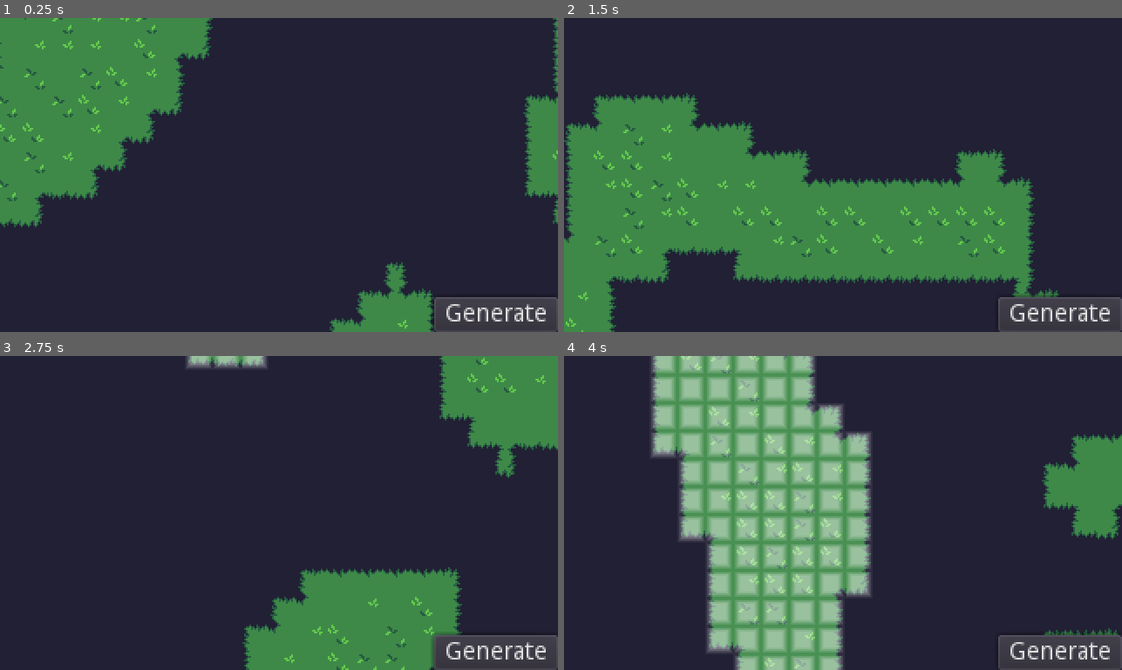
Above: before the commit, frames 1-4 (two rows, left to right).
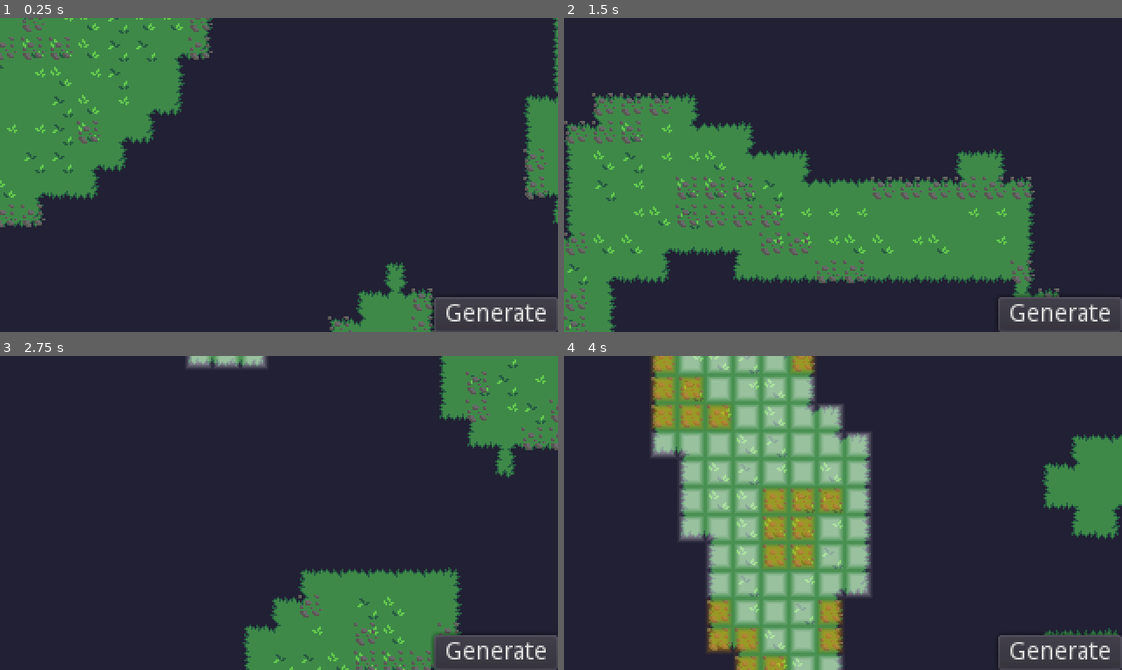
Above: after the commit, the same moments.

Repository: Byteron/floating-islands
Game: Godot game, scene res://source/game/Game.tscn
Two runs of this game, one before a commit and one after it. Both use one fixed random seed, a clock stepped at 60 frames per second and the inputs below. The project has no main scene, so this scene is started directly.
Inputs (mouse positions are in pixels of both pictures, inside the frame that each line leads up to):
- Up to frame 1 (0.25 s): no input
- Up to frame 2 (1.5 s): click "Generate" at 0.5 s; tap Enter at 1.25 s; move the mouse to (965, 159) at 1.27 s; press the mouse at (965, 159) at 1.28 s; hold Right (ui_right) from 1.28 s (still down)
- Up to frame 3 (2.75 s): move the mouse to (167, 528) at 2.02 s; release Right (ui_right) at 2.03 s; release the mouse at (167, 528) at 2.03 s; hold Down (ui_down) from 2.03 s (still down); click (167, 528) at 2.1 s
- Up to frame 4 (4 s): move the mouse to (898, 443) at 2.77 s; release Down (ui_down) at 2.78 s; hold Right (ui_right) 2.78-3.53 s; hold Right mouse button (RMB) 2.78-3.53 s; click (898, 443) at 3.05 s; move the mouse to (815, 575) at 3.52 s; hold Up (ui_up) from 3.53 s (still down); click (815, 575) at 3.6 s

The runs differ from the first frame. In frame 1, 2.2% of the frame differs, in the area x 0-100%, y 0-100%; in frame 2, 4.1%; in frame 3, 1.5%; in frame 4, 7.7%, in the area x 15-50%, y 0-100%.

Commit message:
added resources to map

Diff:
--- a/source/game/Game.gd
+++ b/source/game/Game.gd
@@ -8,8 +8,6 @@
 		print("click")
 		var isle := map.get_isle(get_global_mouse_position())
 		if isle:
-			print("Isle: ", isle)
-			print("Tiles: ", isle.tiles)
 			interface.highlight_lands(isle.tiles)
 
 	if event.is_action_pressed("RMB"):
--- a/source/game/Game.tscn
+++ b/source/game/Game.tscn
@@ -21,7 +21,8 @@
 }
 
 [node name="Map" parent="." instance=ExtResource( 1 )]
-size = Vector2( 100, 100 )
+size = Vector2( 200, 200 )
+min_isle_size = 12
 noise_amplitude = 100
 noise_shrink = 3
 noise_offset = -0.3
--- a/source/game/interface/Interface.gd
+++ b/source/game/interface/Interface.gd
@@ -12,6 +12,9 @@
 			highlight_container.add_child(h)
 			h.rect_global_position = tile.position
 
+			if tile.resources:
+				h.modulate = Color("FFAA00")
+
 func clear_highlights():
 	for child in highlight_container.get_children():
 		highlight_container.remove_child(child)
--- a/source/game/map/Isle.gd
+++ b/source/game/map/Isle.gd
@@ -2,7 +2,15 @@
 class_name Isle
 
 var size setget ,_get_size
+var resource_count setget ,_get_resource_count
+
 var tiles := []
 
 func _get_size() -> int:
 	return tiles.size()
+
+func _get_resource_count() -> int:
+	var count := 0
+	for tile in tiles:
+		count += tile.resources
+	return count
--- a/source/game/map/Map.gd
+++ b/source/game/map/Map.gd
@@ -5,17 +5,33 @@
 var LAND_INDEX := tile_set.find_tile_by_name("Land")
 var VOID_INDEX := tile_set.find_tile_by_name("Void")
 
+var RES_INDEX := 0
+
 var tiles := {}
+var isles := []
 
 export var size := Vector2(40, 40)
+export var min_isle_size := 7
 
 export var noise_amplitude := 2
 export var noise_shrink := 4
 export(float, -1, 1) var noise_offset := -0.2
 
+export var resource_min := 200
+export var resource_max := 8000
+
+export var resource_amplitude := 2
+export var resource_shrink := 8
+export(float, -1, 1) var resource_offset := -0.3
+onready var resources := $Resources as TileMap
+
 func _ready() -> void:
 	_generate_tiles()
+	_generate_neighbors()
+	_remove_dwarve_isles()
+	_generate_resources()
 	_build_terrain()
+	_print_info()
 
 func get_isle(world_position: Vector2) -> Isle:
 	var cell = world_to_map(world_position)
@@ -37,49 +53,67 @@
 	for y in size.y:
 		for x in size.x:
 			var cell := Vector2(x, y)
-			var random_id := _get_random_index(x, y, noise, noise_shrink)
+			var terrain_id := _get_terrain_index(x, y, noise, noise_shrink)
 
 			var tile := Tile.new()
-			tile.index = random_id
+			tile.index = terrain_id
 			tile.cell = cell
 			tile.position = map_to_world(cell)
 
-			if random_id == LAND_INDEX:
+			if terrain_id == LAND_INDEX:
 				tile.type = Tile.TYPE.LAND
 			else:
 				tile.type = Tile.TYPE.VOID
 
 			tiles[cell] = tile
 
-	_generate_neighbors()
-	_remove_dwarve_isles()
-
-func _remove_dwarve_isles():
-	var visited := []
-	for tile in tiles.values():
-		if visited.has(tile) or tile.type != Tile.TYPE.LAND:
-			continue
-
-		var isle = tile.get_isle()
-
-		for i_tile in isle.tiles:
-			visited.append(i_tile)
-
-		if isle.size < 7:
-			for i_tile in isle.tiles:
-				i_tile.type = Tile.TYPE.VOID
-				i_tile.index = VOID_INDEX
-
 func _generate_neighbors() -> void:
 	for tile in tiles.values():
-		var n_cells = get_neighbor_cells(tile.cell)
+		var n_cells = _get_neighbor_cells(tile.cell)
 		var neighbors := []
 		for n_cell in n_cells:
 			if tiles.has(n_cell):
 				neighbors.append(tiles[n_cell])
 		tile.neighbors = neighbors
 
-func get_neighbor_cells(cell: Vector2) -> Array:
+func _remove_dwarve_isles():
+	for tile in tiles.values():
+		if tile.type != Tile.TYPE.LAND:
+			continue
+
+		var visited := false
+		for isle in isles:
+			if isle.tiles.has(tile):
+				visited = true
+
+		if visited:
+			continue
+
+		var isle = tile.get_isle()
+
+		if isle.size < min_isle_size:
+			for i_tile in isle.tiles:
+				i_tile.type = Tile.TYPE.VOID
+				i_tile.index = VOID_INDEX
+		else:
+			isles.append(isle)
+
+func _generate_resources():
+	randomize()
+
+	var noise := OpenSimplexNoise.new()
+	noise.seed = randi()
+	noise.octaves = 1
+	noise.period = 20
+
+	for isle in isles:
+		for tile in isle.tiles:
+			var value = noise.get_noise_2dv(tile.cell)
+			var idx = _get_resource_index(tile.cell, noise, resource_shrink)
+			if idx == RES_INDEX:
+				tile.resources = (randi() % (resource_max - resource_min)) + resource_min
+
+func _get_neighbor_cells(cell: Vector2) -> Array:
 	var neighbors := []
 	neighbors.append(cell + Vector2(+1, -1))
 	neighbors.append(cell + Vector2(+1, 0))
@@ -96,6 +130,19 @@
 		set_cellv(tile.cell, tile.index)
 		update_bitmask_area(tile.cell)
 
-func _get_random_index(x: int, y: int, noise: OpenSimplexNoise, factor: int) -> int:
+		if tile.resources:
+			resources.set_cellv(tile.cell, RES_INDEX)
+
+func _print_info():
+	var idx := 1
+	for isle in isles:
+		print("Isle %d -> Size: %d, Resources: %d" % [idx, isle.size, isle.resource_count])
+		idx += 1
+
+func _get_terrain_index(x: int, y: int, noise: OpenSimplexNoise, factor: int) -> int:
 	var value = noise.get_noise_2d(x * factor, y * factor) + noise_offset
 	return LAND_INDEX if value * noise_amplitude > 0 else VOID_INDEX
+
+func _get_resource_index(cell: Vector2, noise: OpenSimplexNoise, factor: int) -> int:
+	var value = noise.get_noise_2dv(cell * factor) + resource_offset
+	return RES_INDEX if value * resource_amplitude > 0 else TileMap.INVALID_CELL
--- a/source/game/map/Map.tscn
+++ b/source/game/map/Map.tscn
@@ -1,7 +1,20 @@
-[gd_scene load_steps=3 format=2]
+[gd_scene load_steps=5 format=2]
 
 [ext_resource path="res://source/game/map/Map.gd" type="Script" id=1]
 [ext_resource path="res://graphics/tilesets/terrain.tres" type="TileSet" id=2]
+[ext_resource path="res://graphics/images/tiles/rails.png" type="Texture" id=3]
+
+[sub_resource type="TileSet" id=1]
+0/name = "Resource"
+0/texture = ExtResource( 3 )
+0/tex_offset = Vector2( 0, 0 )
+0/modulate = Color( 1, 1, 1, 1 )
+0/region = Rect2( 96, 32, 16, 16 )
+0/tile_mode = 0
+0/occluder_offset = Vector2( 0, 0 )
+0/navigation_offset = Vector2( 0, 0 )
+0/shapes = [  ]
+0/z_index = 0
 
 [node name="Map" type="TileMap"]
 tile_set = ExtResource( 2 )
@@ -11,3 +24,8 @@
 noise_amplitude = 1
 noise_shrink = 1
 noise_offset = 0.0
+
+[node name="Resources" type="TileMap" parent="."]
+tile_set = SubResource( 1 )
+cell_size = Vector2( 16, 16 )
+format = 1
--- a/source/game/map/Tile.gd
+++ b/source/game/map/Tile.gd
@@ -8,6 +8,8 @@
 var index := 0
 var position := Vector2()
 var cell := Vector2()
+
+var resources := 0
 
 var neighbors := []
 
Binary file changed: graphics/images/tiles/rails.png
